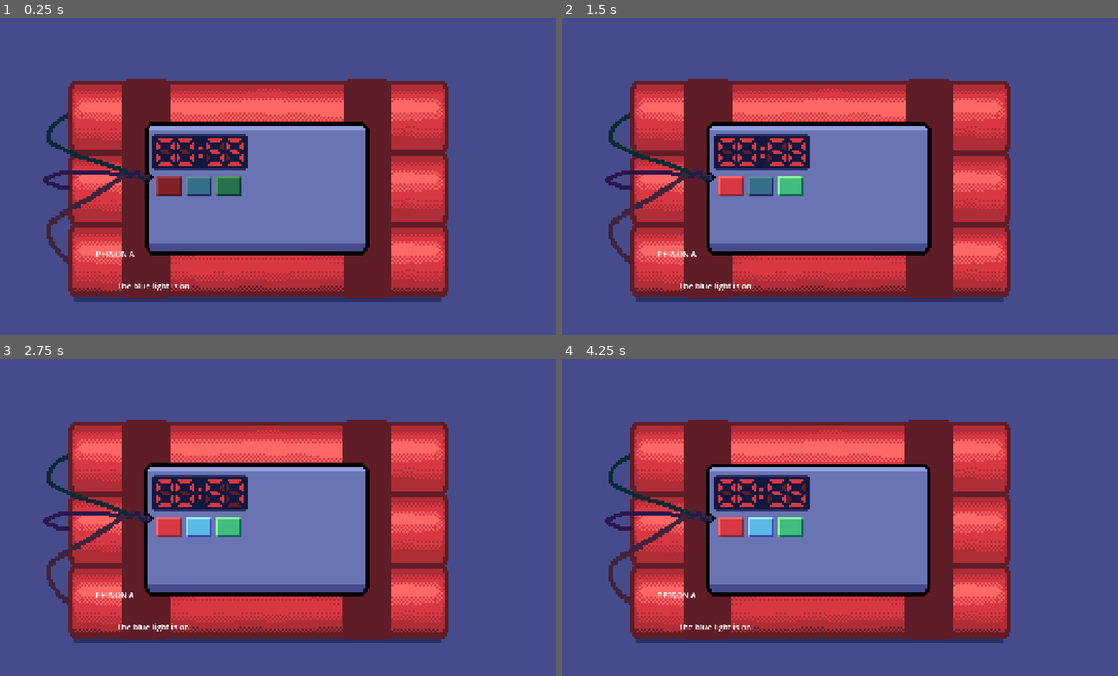
Above: before the commit, frames 1-4 (two rows, left to right).
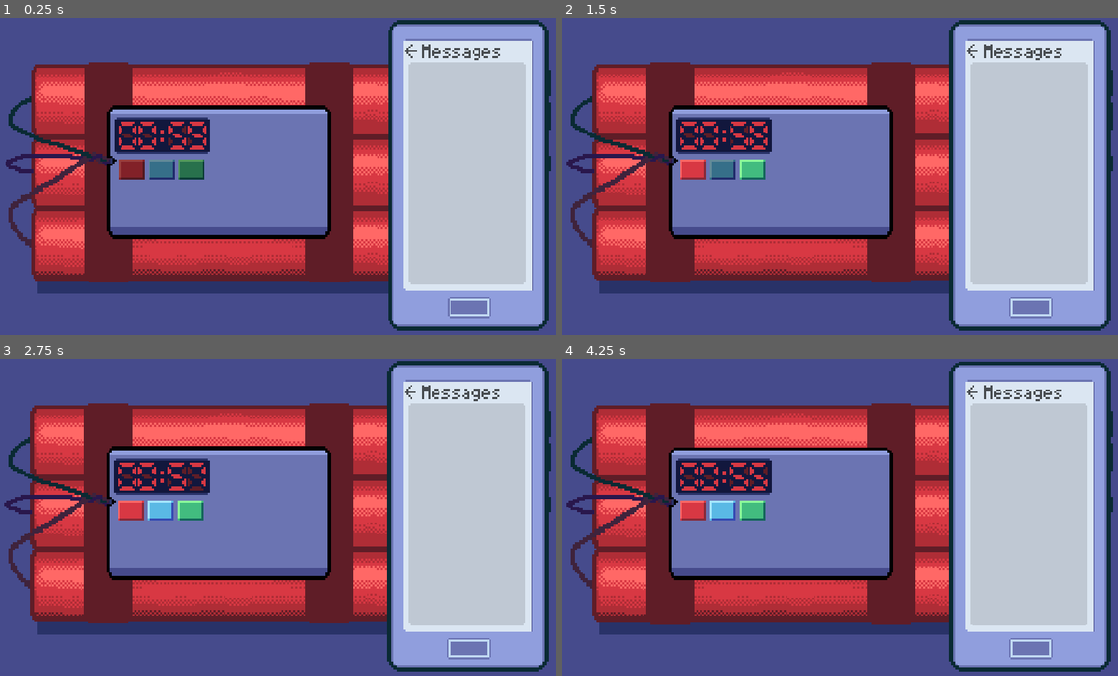
Above: after the commit, the same moments.

Repository: Mr-Excoem/brackeys-jam-2026-2
Game: Godot game, scene res://main.tscn
The game is run twice, just before and just after one commit, with the same random seed, the same clock (stepped at 60 frames per second) and the same inputs. The project has no main scene, so this scene is started directly.
Inputs (mouse positions are in pixels of both pictures, inside the frame that each line leads up to; where the layout moved, square brackets give the same spot in the first picture):
- Up to frame 1 (0.25 s): no input
- Up to frame 2 (1.5 s): click (695, 170) [728, 186] at 0.5 s; click (751, 170) [789, 186] at 1.25 s
- Up to frame 3 (2.75 s): click (161, 511) [200, 527] at 2 s
- Up to frame 4 (4.25 s): tap Enter at 2.75 s; move the mouse to (967, 504) at 2.77 s; hold Right 2.78-3.53 s; tap Alt at 2.85 s; click (967, 504) at 2.92 s; tap Space at 3.5 s; move the mouse to (728, 536) at 3.52 s; hold Down from 3.53 s (still down); tap Shift at 3.6 s

The runs differ from the first frame. In frame 1, 67% of the frame differs, in the area x 1-100%, y 0-99%; in frame 2, 67%, in the area x 0-100%, y 0-99%; in frame 3, 67%; in frame 4, 67%.

Commit message:
Fixed labels bug

Diff:
--- a/brackeys-2026/main.gd
+++ b/brackeys-2026/main.gd
@@ -62,7 +62,6 @@
 		print("TIME'S UP!")
 
 	var seconds = int(time_left)
-	$TimerLabel.text = "TIME: %02d" % seconds
 
 	#move the canva according to mouse movation
 	#and after game finished (bomb solved or exploded) this effect disappear
@@ -81,14 +80,9 @@
 		BombTimer.stop()
 		BombTimer.is_bomb_solved = true
 
-func _ready():
-	#$RedLight.text = "RED: OFF"
-	#$BlueLight.text = "BLUE: OFF"
-	#$GreenLight.text = "GREEN: OFF"
-	show_dialogue()
 
-func show_dialogue():
-	$SpeakerLabel.text = dialogue[dialogue_index]["speaker"]
-	$DialogueLabel.text = dialogue[dialogue_index]["text"]
+
+
+
 
 #proper combination:  red off, blue on, green off
--- a/brackeys-2026/main.tscn
+++ b/brackeys-2026/main.tscn
@@ -3,17 +3,20 @@
 [ext_resource type="Script" uid="uid://b54r1ojcq7hp5" path="res://main.gd" id="1_ig7tw"]
 [ext_resource type="PackedScene" uid="uid://d1fb3rdbutihl" path="res://bomb_scenes/bomb.tscn" id="2_0xm2m"]
 [ext_resource type="Texture2D" uid="uid://8i23lg1ebwxx" path="res://assets/background.png" id="2_h2yge"]
+[ext_resource type="Texture2D" uid="uid://c33bhdin64hgh" path="res://assets/phone_background.png" id="4_1bvp3"]
+[ext_resource type="Texture2D" uid="uid://c6hehw42vf24x" path="res://assets/phone_border.png" id="5_lquwl"]
 
 [node name="Main" type="Node2D" unique_id=1646423350]
 script = ExtResource("1_ig7tw")
 
 [node name="background" type="Sprite2D" parent="." unique_id=1138009476]
+position = Vector2(-73, -17)
 scale = Vector2(4, 4)
 texture = ExtResource("2_h2yge")
 centered = false
 
 [node name="Bomb" parent="." unique_id=496275372 instance=ExtResource("2_0xm2m")]
-position = Vector2(536, 344)
+position = Vector2(460, 311)
 
 [node name="RedLight" type="Button" parent="." unique_id=250370693]
 visible = false
@@ -36,30 +39,15 @@
 offset_right = 1028.0
 offset_bottom = 294.0
 
-[node name="TimerLabel" type="Label" parent="." unique_id=868008306]
-visible = false
-offset_left = 399.0
-offset_top = 17.0
-offset_right = 812.0
-offset_bottom = 136.0
-theme_override_font_sizes/font_size = 50
-text = "TIME: 01:00"
-horizontal_alignment = 1
-vertical_alignment = 1
+[node name="PhoneScreen" type="Sprite2D" parent="." unique_id=1556806289]
+position = Vector2(955, 317)
+scale = Vector2(4, 4)
+texture = ExtResource("4_1bvp3")
 
-[node name="SpeakerLabel" type="Label" parent="." unique_id=759323636]
-offset_left = 208.0
-offset_top = 463.0
-offset_right = 323.0
-offset_bottom = 534.0
-text = "Person A"
-
-[node name="DialogueLabel" type="Label" parent="." unique_id=1733391273]
-offset_left = 251.0
-offset_top = 527.0
-offset_right = 636.0
-offset_bottom = 550.0
-text = "The blue light is already on."
+[node name="PhoneBorder" type="Sprite2D" parent="." unique_id=416484582]
+position = Vector2(957, 317)
+scale = Vector2(4, 4)
+texture = ExtResource("5_lquwl")
 
 [connection signal="pressed" from="RedLight" to="." method="_on_red_light_pressed"]
 [connection signal="pressed" from="BlueLight" to="." method="_on_blue_light_pressed"]
